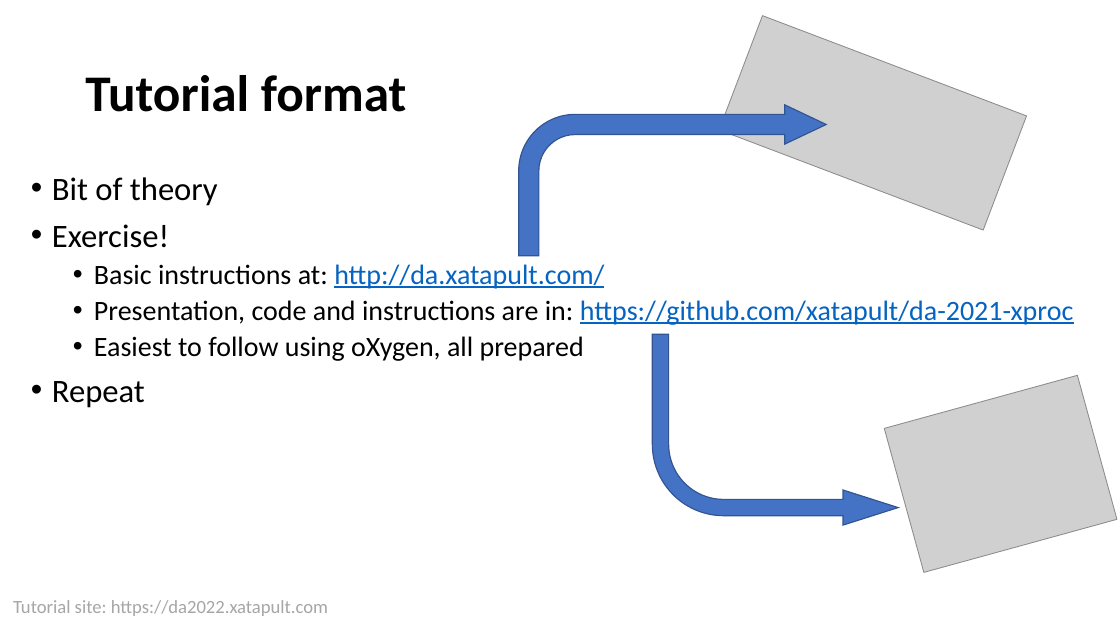
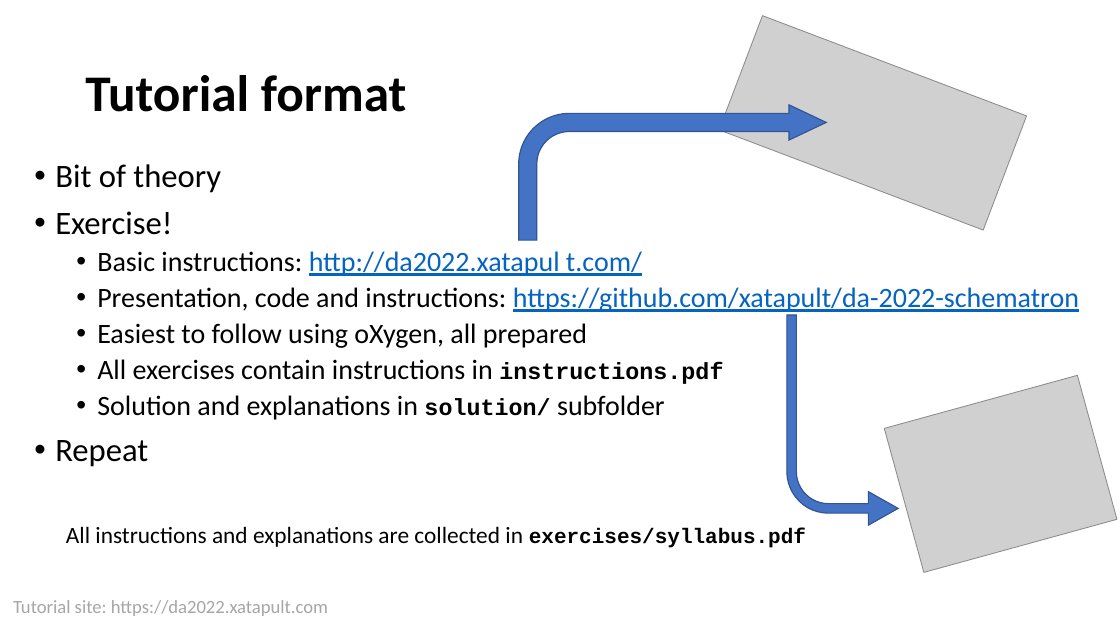
Before and after one commit to xatapult/da-2022-schematron, a slide deck: slide 3 of presentation/Schematron Tutorial DA 2022.pptx. Drawn at 1120x630 pixels with LibreOffice and Linux fonts; fonts in the diff are those of the drawing; grey boxes stand for pictures; background and template pictures are left out. Boxes give left, top, right and bottom in pixels: in the first picture for what was removed or moved away, otherwise in the second. Text is boxed around its words. In the diff, an @@ line names an element or a change of style, - is before the commit and + after.

Commit message:
Added some new exercises and fixed typos

```diff
--- a/presentation/Schematron Tutorial DA 2022.pptx
+++ b/presentation/Schematron Tutorial DA 2022.pptx
@@ bent arrow: place and size @@
-bent arrow at [519, 105, 827, 256]
+bent arrow at [519, 105, 827, 240]
@@ text "Bit of theory": place and size @@
-text "Bit of theory" at [52, 177, 1073, 408]
+text "Bit of theory" at [55, 164, 1079, 467]
@@ text at [97, 251, 1079, 312]: text changed @@
-  • Basic instructions at: http://da.xatapult.com/
-  • Presentation, code and instructions are in: https://github.com/xatapult/da-2021-xproc
+  • Basic instructions: http://da2022.xatapul t.com/
+  • Presentation, code and instructions: https://github.com/xatapult/da-2022-schematron
@@ bent arrow: place and size @@
-bent arrow at [653, 334, 899, 525]
+bent arrow at [787, 315, 898, 525]
@@ bent arrow at [787, 315, 898, 525]: proportions changed @@
@@ text at [97, 359, 723, 420]: paragraphs added @@
+  • All exercises contain instructions in instructions.pdf
+  • Solution and explanations in solution/ subfolder
@@ text added at [66, 526, 806, 548], 20 pt, text #000000 @@
+All instructions and explanations are collected in exercises/syllabus.pdf
```
Also in this commit, not shown: 5 other slides changed, 5 slides added, 32 other files.
